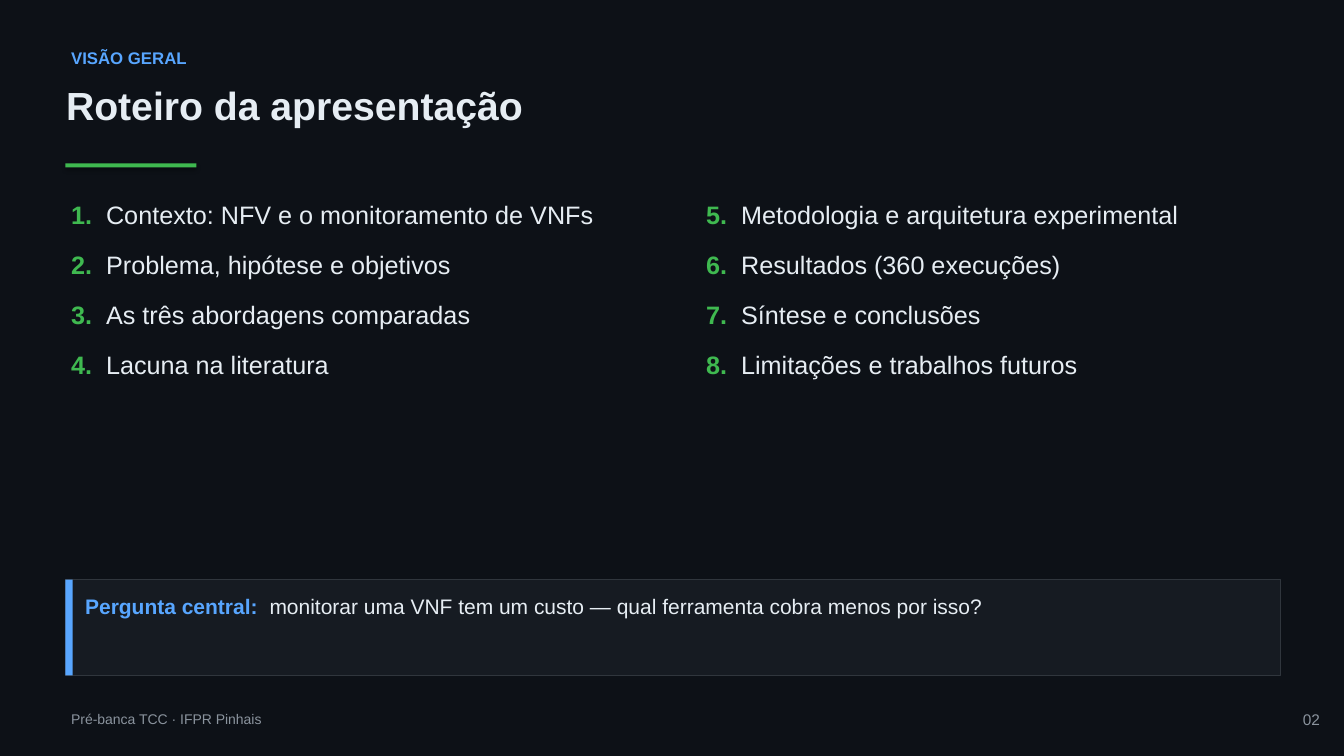
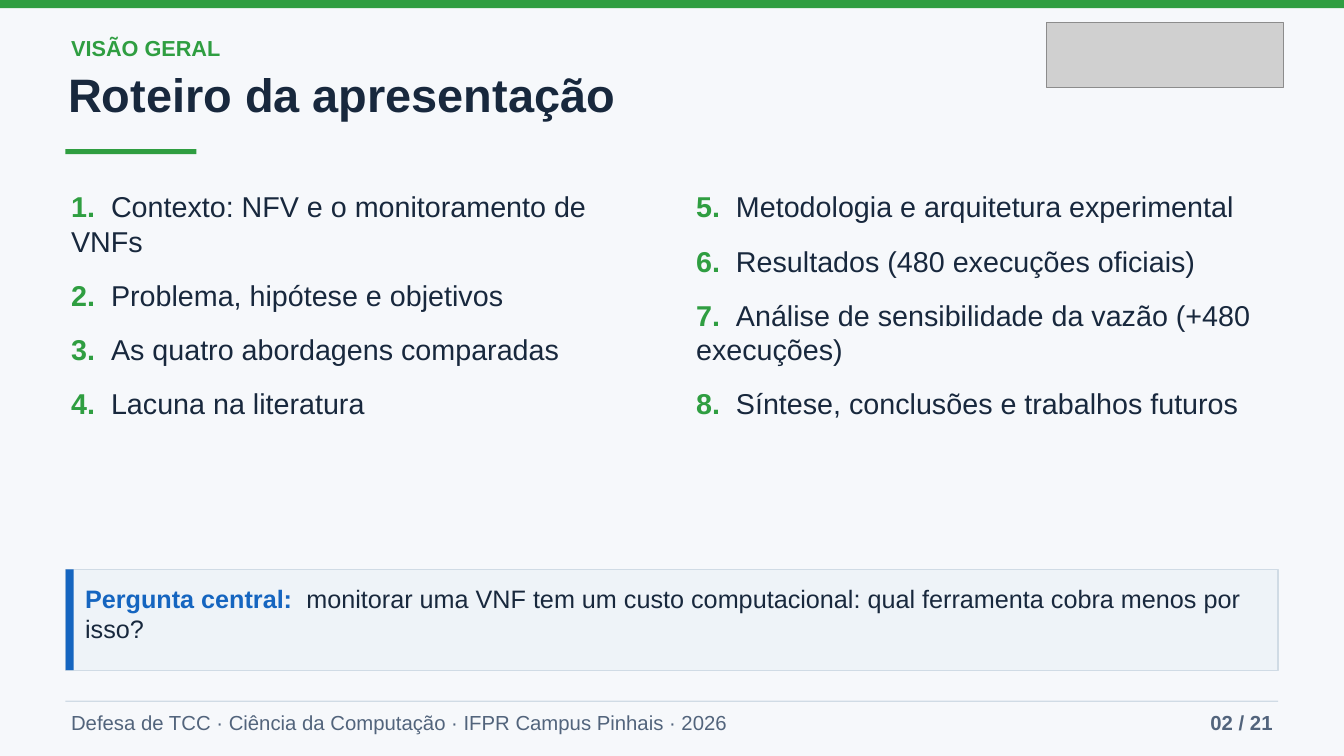
Before and after one commit to joaopedroplinta/vnf-monitoring-benchmark, a slide deck: slide 2 of docs/apresentacao/apresentacao_tcc.pptx. Drawn at 1344x756 pixels with LibreOffice and Linux fonts; fonts in the diff are those of the drawing; grey boxes stand for pictures. Boxes give left, top, right and bottom in pixels: in the first picture for what was removed or moved away, otherwise in the second. Text is boxed around its words. In the diff, an @@ line names an element or a change of style, - is before the commit and + after.

Commit message:
docs(apresentacao): novos slides com dashboard e QR codes, roteiros atualizados
Deck de 21 slides com fontes e logo maiores, slide do dashboard interativo
e QR codes do repositório e do dashboard no slide final.

```diff
--- a/docs/apresentacao/apresentacao_tcc.pptx
+++ b/docs/apresentacao/apresentacao_tcc.pptx
@@ background #0D1117 to #F6F8FB @@
@@ rectangle added at bbox=[0, 0, 1344, 8], fill #2F9E41 @@
@@ picture added at bbox=[1047, 22, 1284, 88] @@
@@ text "VISÃO GERAL": place and size @@
-text "VISÃO GERAL" at bbox=[71, 51, 187, 64]
+text "VISÃO GERAL" at bbox=[71, 39, 221, 57]
@@ text "VISÃO GERAL" at bbox=[71, 39, 221, 57]: size 12 to 15.5 pt, text colour #58A6FF to #2F9E41 @@
@@ text "Roteiro da apresentação": place and size @@
-text "Roteiro da apresentação" at bbox=[66, 91, 522, 128]
+text "Roteiro da apresentação" at bbox=[68, 78, 615, 121]
@@ text "Roteiro da apresentação" at bbox=[68, 78, 615, 121]: size 28 to 33.5 pt, text colour #E6EDF3 to #18283D @@
@@ rectangle: place and size @@
-rectangle at bbox=[66, 163, 197, 167]
+rectangle at bbox=[66, 149, 197, 154]
@@ rectangle at bbox=[66, 149, 197, 154]: fill #3FB950 to #2F9E41; shadow off @@
@@ text "1. Contexto: NFV e o ...": place and size @@
-text "1. Contexto: NFV e o ..." at bbox=[71, 205, 593, 375]
+text "1. Contexto: NFV e o ..." at bbox=[71, 196, 586, 415]
@@ text at bbox=[71, 196, 586, 415]: size 18 to 20.5 pt in "1. Contexto: NFV e o monitoramento de ...", "2. Problema, hipótese e objetivos", "4. Lacuna na literatura"; text colour #3FB950 to #2F9E41 in "1.", "2.", "4."; text colour #E6EDF3 to #18283D in "Contexto: NFV e o monitoramento de VNFs", "Problema, hipótese e objetivos", "Lacuna na literatura" @@
@@ text "5. Metodologia e arquitetura experimental": place and size @@
-text "5. Metodologia e arquitetura experimental" at bbox=[706, 205, 1178, 379]
+text "5. Metodologia e arquitetura experimental" at bbox=[696, 196, 1250, 418]
@@ text at bbox=[696, 196, 1233, 223]: size 18 to 20.5 pt in "5. Metodologia e arquitetura experimental"; text colour #3FB950 to #2F9E41 in "5."; text colour #E6EDF3 to #18283D in "Metodologia e arquitetura experimental" @@
@@ text at bbox=[696, 251, 1250, 418]: text changed; size 18 to 20.5 pt; text colour #E6EDF3 to #18283D @@
-6. Resultados (360 execuções)
-7. Síntese e conclusões
-8. Limitações e trabalhos futuros
+6. Resultados (480 execuções oficiais)
+7. Análise de sensibilidade da vazão (+480 execuções)
+8. Síntese, conclusões e trabalhos futuros
@@ text at bbox=[71, 339, 559, 366]: text changed; size 18 to 20.5 pt; text colour #E6EDF3 to #18283D @@
-3. As três abordagens comparadas
+3. As quatro abordagens comparadas
@@ rectangle "Pergunta central: monitorar uma VNF ...": place and size @@
-rectangle "Pergunta central: monitorar uma VNF ..." at bbox=[66, 580, 1280, 676]
+rectangle "Pergunta central: monitorar uma VNF ..." at bbox=[66, 570, 1278, 670]
@@ rectangle "Pergunta central: monitorar uma VNF ..." at bbox=[66, 570, 1278, 670]: fill #161B22 to #EEF3F8; outline #30363D 0.75 pt to #D0DBE5 1 pt @@
@@ rectangle: place and size @@
-rectangle at bbox=[66, 580, 73, 676]
+rectangle at bbox=[66, 570, 74, 670]
@@ rectangle at bbox=[66, 570, 74, 670]: fill #58A6FF to #1565C0 @@
@@ text in rectangle at bbox=[85, 589, 1240, 639]: text changed; size 15 to 18 pt; text colour #E6EDF3 to #18283D @@
-Pergunta central: monitorar uma VNF tem um custo — qual ferramenta cobra menos por isso?
+Pergunta central: monitorar uma VNF tem um custo computacional: qual ferramenta cobra menos por isso?
@@ rectangle added at bbox=[66, 701, 1278, 702], fill #D0DBE5 @@
@@ text at bbox=[71, 715, 726, 735]: text changed; size 10 to 14.5 pt; text colour #8B949E to #52647C @@
-Pré-banca TCC · IFPR Pinhais
+Defesa de TCC · Ciência da Computação · IFPR Campus Pinhais · 2026
@@ text at bbox=[1210, 716, 1273, 730]: text changed; size 11 to 14.5 pt; text colour #8B949E to #52647C; bold on @@
-02
+02 / 21
```
Also in this commit, not shown: 5 other slides changed, 15 slides added, 13 slides removed, 6 other files.
